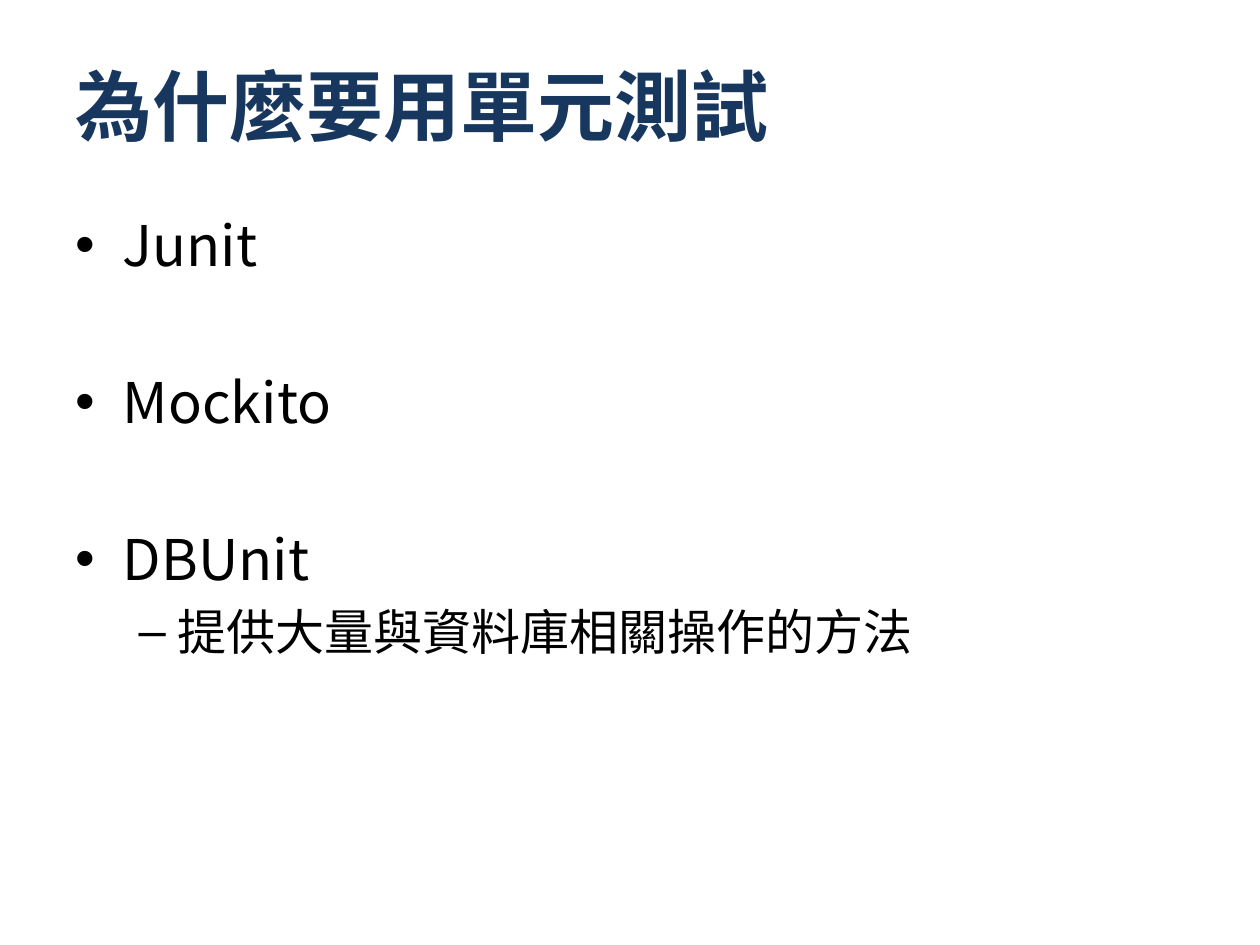
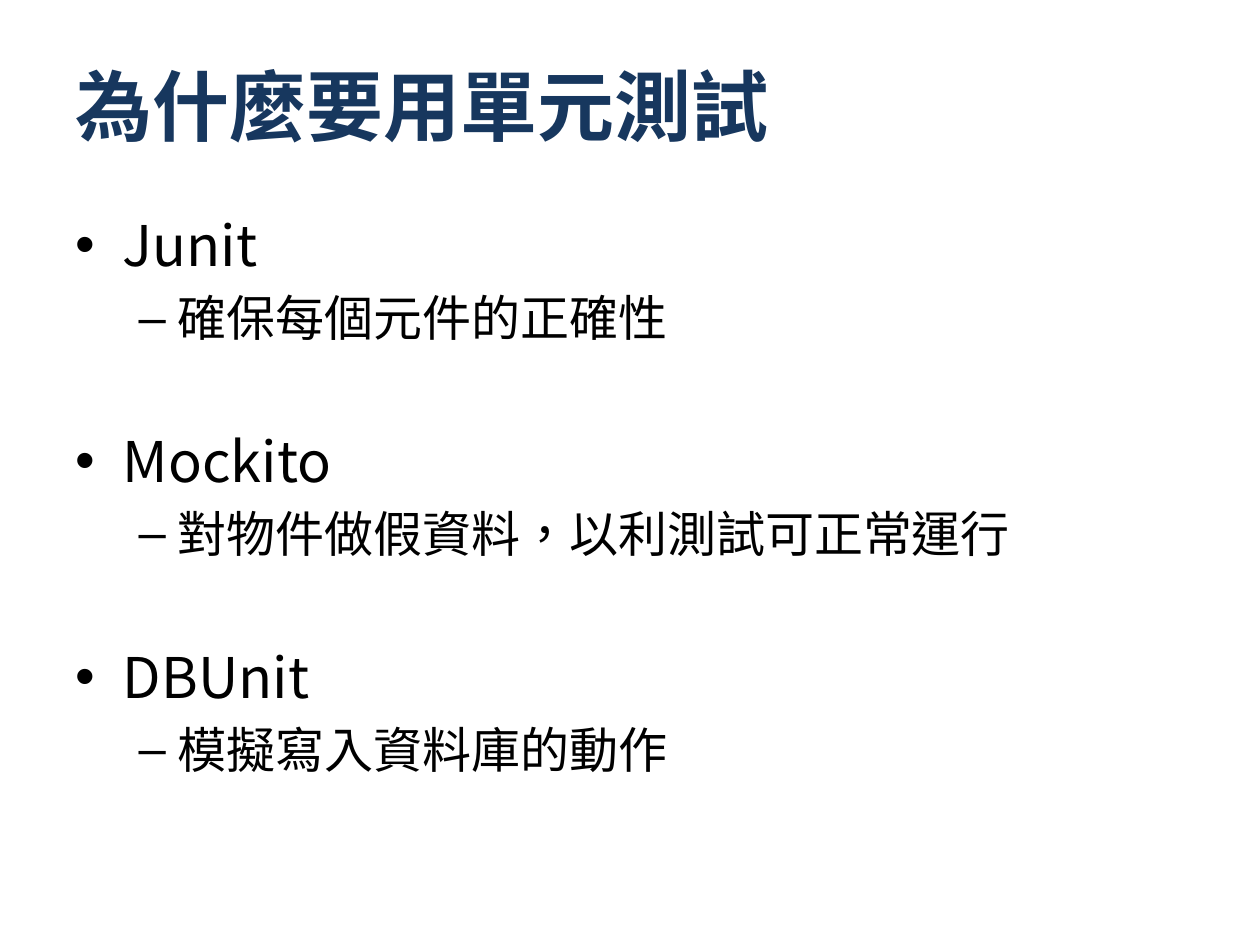
Before and after one commit to progden/hyUnitTestSharing, a slide deck: slide 4 of HYT - UnitTest.pptx. Drawn at 1260x945 pixels with LibreOffice and Linux fonts; fonts in the diff are those of the drawing; background and template pictures are left out. Boxes give left, top, right and bottom in pixels: in the first picture for what was removed or moved away, otherwise in the second. Text is boxed around its words. In the diff, an @@ line names an element or a change of style, - is before the commit and + after.

```diff
--- a/HYT - UnitTest.pptx
+++ b/HYT - UnitTest.pptx
@@ text at bbox=[178, 294, 667, 340]: paragraph added @@
+  – 確保每個元件的正確性
@@ text at bbox=[178, 510, 1010, 556]: paragraph added @@
+  – 對物件做假資料，以利測試可正常運行
@@ text at bbox=[178, 726, 667, 772]: text changed @@
-  – 提供大量與資料庫相關操作的方法
+  – 模擬寫入資料庫的動作
```
Also in this commit, not shown: 4 other slides changed, 1 slide added, 1 other file.
